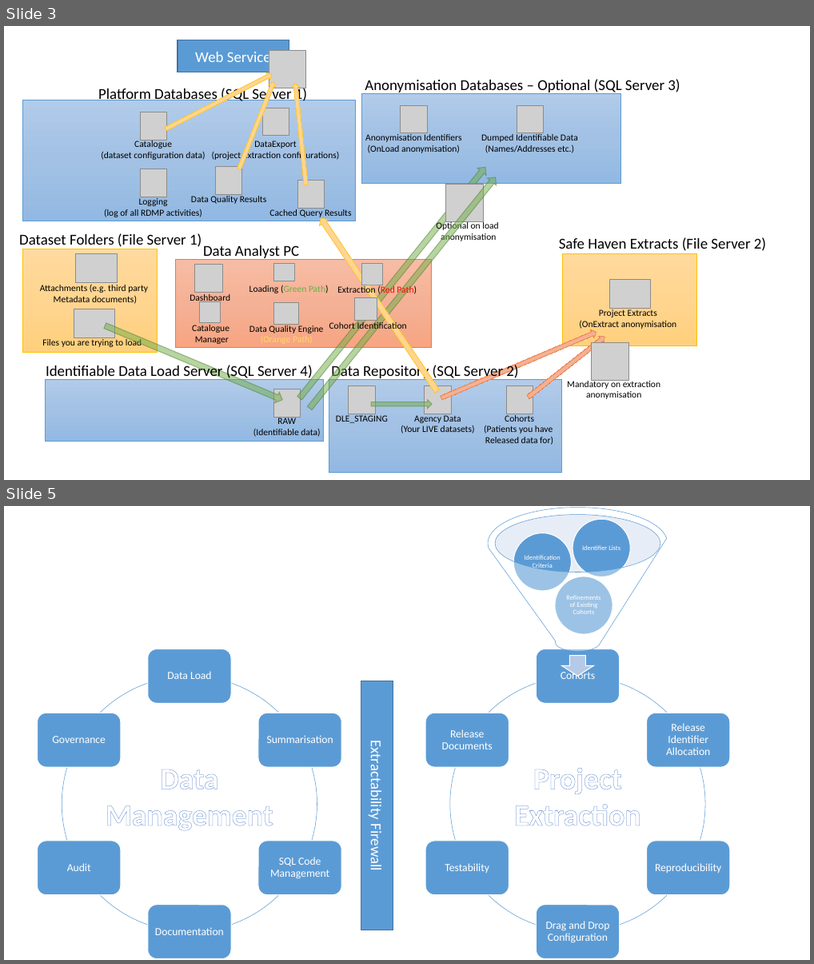
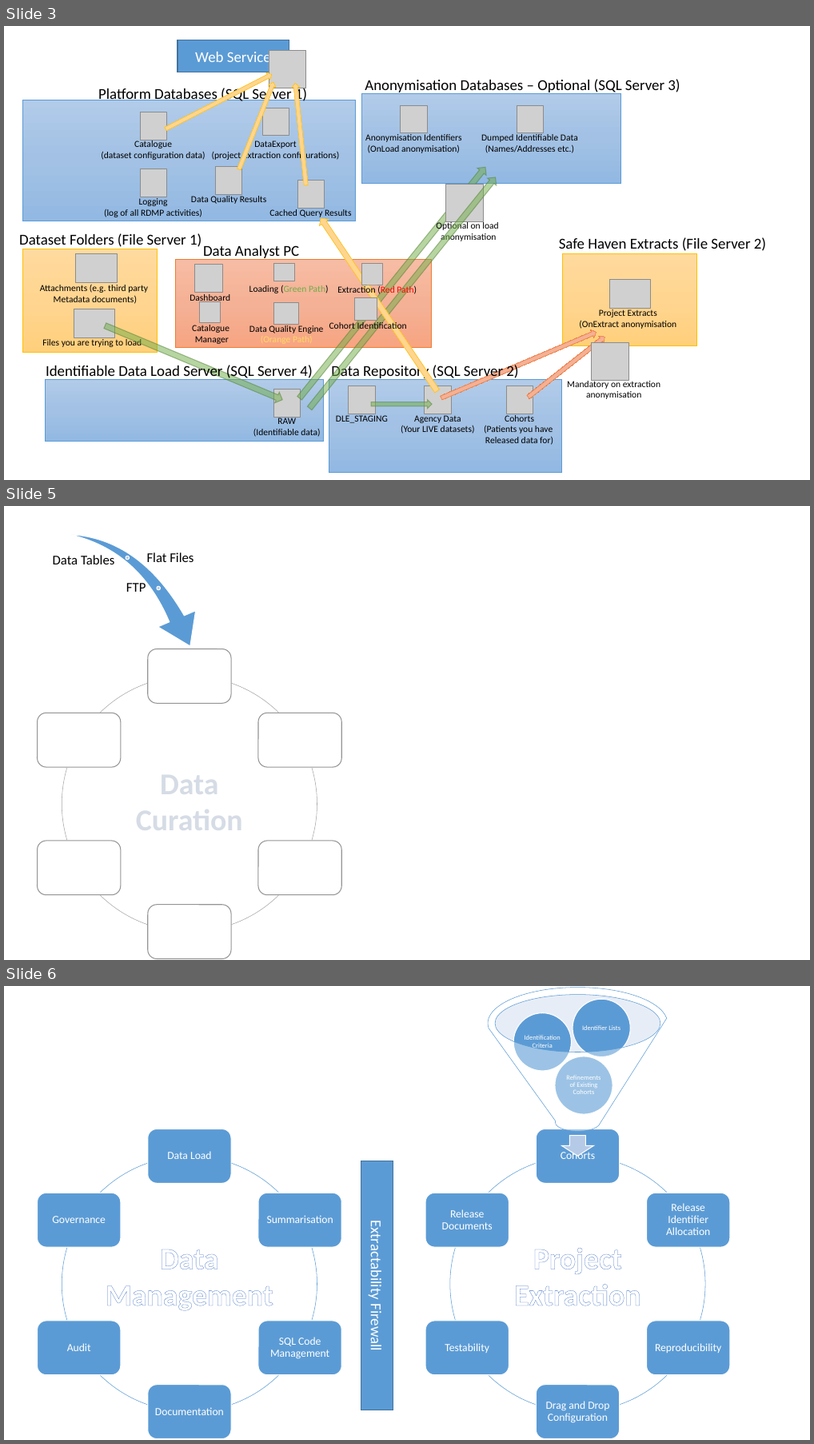
Before and after one commit to HicServices/RDMP, a slide deck: Documentation/RDMPUniverse.pptx. Shown one above the other, each under a label of ours: slides 3 and 5 before the commit, slides 3, 5 and 6 after it; the slides between them are not shown. The pictures are 814x964 and 814x1444 pixels, drawn with LibreOffice and Linux fonts; fonts in the diff are those of the drawing; grey boxes stand for pictures. Boxes give left, top, right and bottom in pixels: in the first picture for what was removed or moved away, otherwise in the second. Text is boxed around its words. In the diff, an @@ line names an element or a change of style, - is before the commit and + after.

```diff
--- a/Documentation/RDMPUniverse.pptx
+++ b/Documentation/RDMPUniverse.pptx
@@ slide 5 added at [4,506,810,960], background #FFFFFF @@
@@ group added at [53,506,206,670]: 3 texts, 2 ellipses, 1 swoosh arrow @@
+Data Tables
+Flat Files
+FTP
@@ group added at [38,648,342,959]: 6 rounded rectangles, 6 freeform shapes @@
@@ text added at [136,775,243,830], 36 pt, text pattern #44546A on #D6DCE5, bold @@
+Data
+Curation
@@ what was slide 5 is now slide 6 @@
```
Also in this commit, not shown: 1 slide changed, 3 other files.
